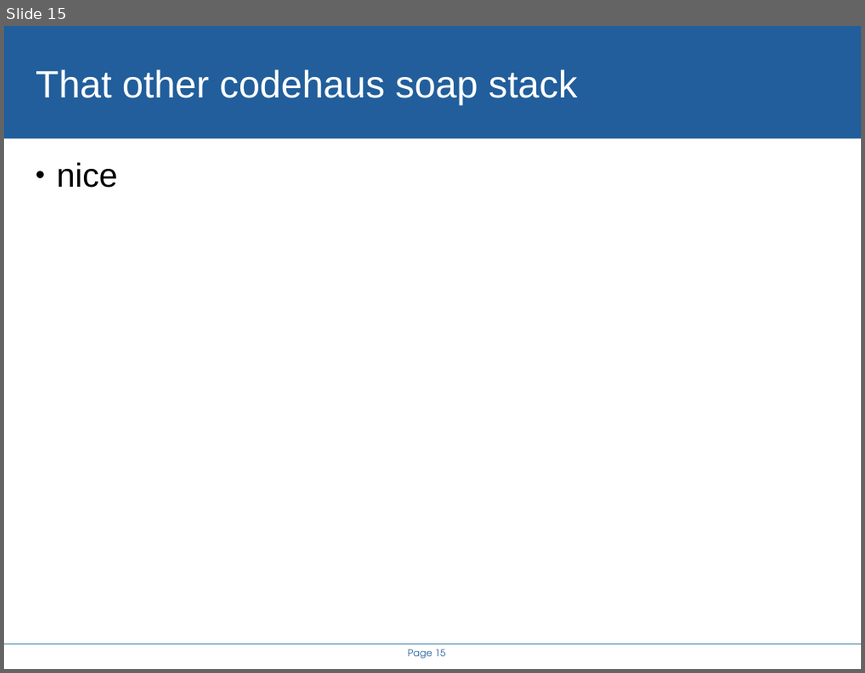
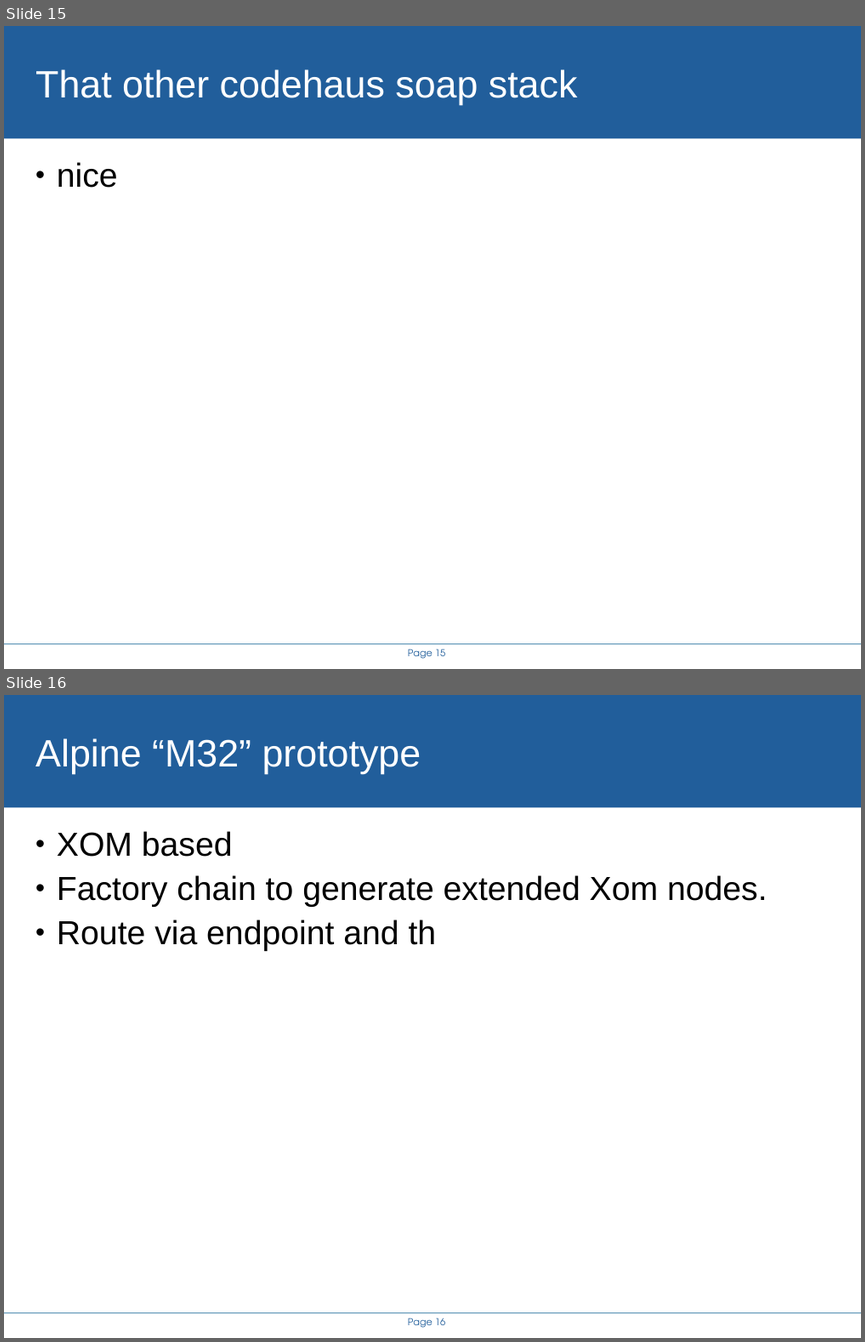
Before and after one commit to steveloughran/smartfrog, a slide deck: projects/alpine/doc/icws2005/rethinking_the_java_SOAP_stack.ppt. Shown one above the other, each under a label of ours: slide 15 before the commit, slides 15 and 16 after it. The pictures are 865x673 and 865x1342 pixels, drawn with LibreOffice and Linux fonts; fonts in the diff are those of the drawing; background and template pictures are left out. Boxes give left, top, right and bottom in pixels: in the first picture for what was removed or moved away, otherwise in the second. Text is boxed around its words. In the diff, an @@ line names an element or a change of style, - is before the commit and + after.

```diff
--- a/projects/alpine/doc/icws2005/rethinking_the_java_SOAP_stack.ppt
+++ b/projects/alpine/doc/icws2005/rethinking_the_java_SOAP_stack.ppt
@@ slide 16 added at <box>4,695,861,1338</box>, background #FFFFFF; not listed: 3 template elements that a slide beside it also shows @@
@@ title added at <box>35,738,421,774</box>, 32 pt, text #FFFFFF @@
+Alpine “M32” prototype
@@ text added at <box>57,831,767,951</box>, 28 pt, text #000000 @@
+• XOM based
+• Factory chain to generate extended Xom nodes.
+• Route via endpoint and th
```
Also in this commit, not shown: 1 slide changed, 12 other files.
